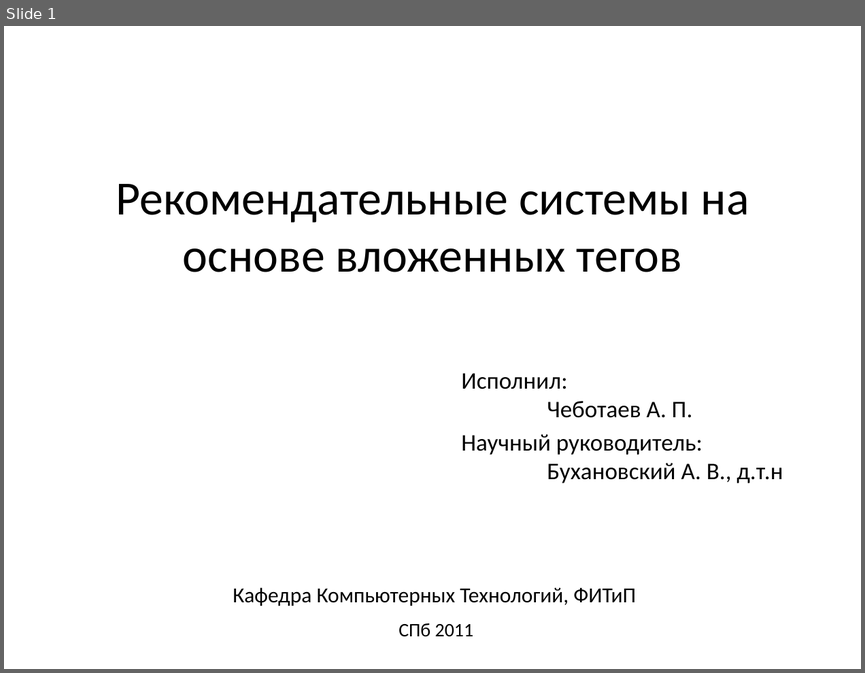
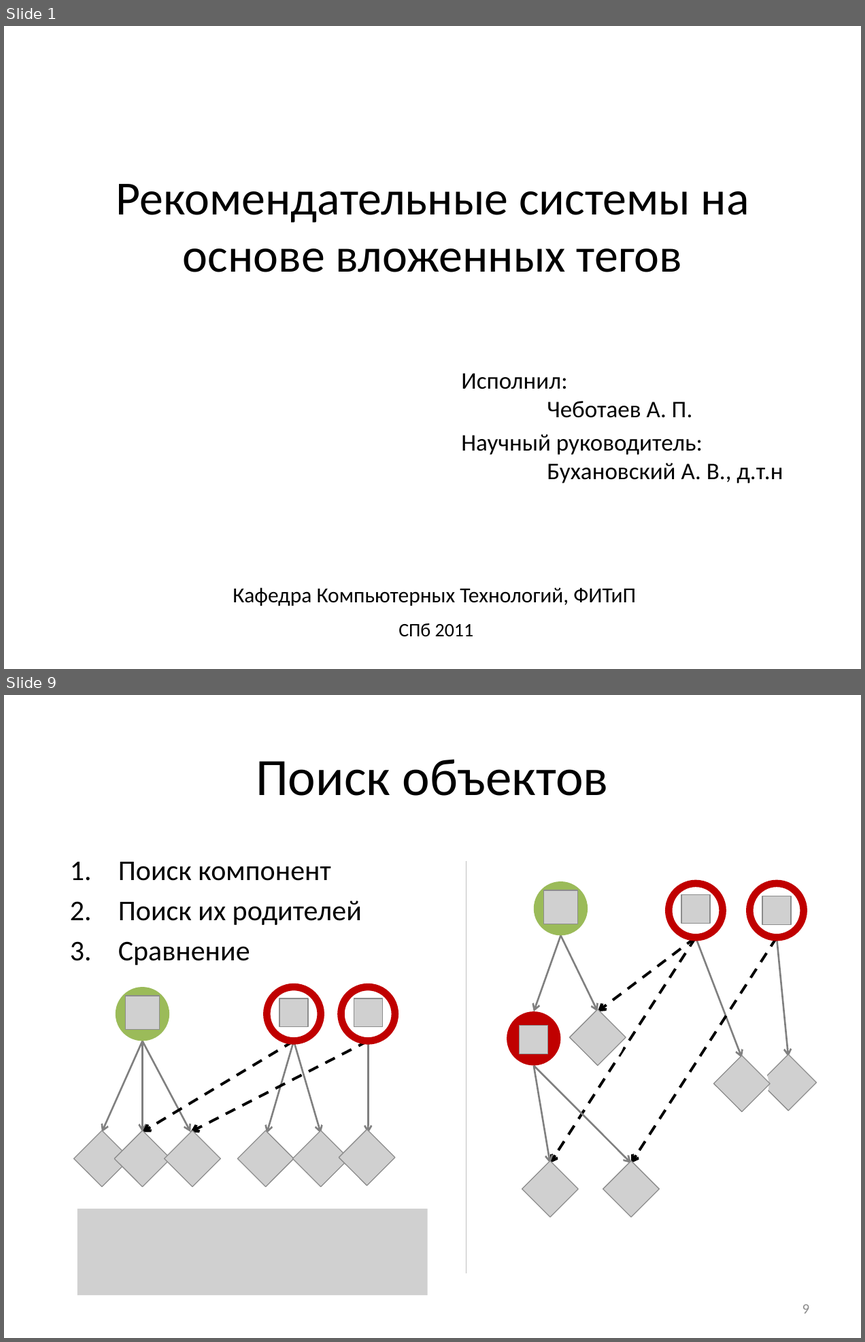
Before and after one commit to Otann/diploma, a slide deck: slides.pptx. Shown one above the other, each under a label of ours: slide 1 before the commit, slides 1 and 9 after it; the slides between them are not shown. The pictures are 865x673 and 865x1342 pixels, drawn with LibreOffice and Linux fonts; fonts in the diff are those of the drawing; grey boxes stand for pictures. Boxes give left, top, right and bottom in pixels: in the first picture for what was removed or moved away, otherwise in the second. Text is boxed around its words. In the diff, an @@ line names an element or a change of style, - is before the commit and + after.

```diff
--- a/slides.pptx
+++ b/slides.pptx
@@ slide 9 added at <box>4,695,861,1338</box>, background #FFFFFF @@
@@ title added at <box>256,759,609,796</box>, 44 pt, text #000000 @@
+Поиск объектов
@@ text added at <box>118,862,362,965</box>, 24 pt, text #000000 @@
+1. Поиск компонент
+2. Поиск их родителей
+3. Сравнение
@@ line added from (466, 861) to (466, 1272), #BFBFBF 0.75 pt @@
@@ ellipse added at <box>534,882,587,936</box>, fill #9BBB59 @@
@@ picture added at <box>544,890,577,923</box> @@
@@ ellipse added at <box>669,883,723,938</box>, fill #FFFFFF, outline #C00000 6 pt @@
@@ picture added at <box>681,895,709,923</box> @@
@@ ellipse added at <box>749,883,804,938</box>, fill #FFFFFF, outline #C00000 6 pt @@
@@ picture added at <box>762,896,791,925</box> @@
@@ arrow added from (561, 936) to (534, 1011), #808080 1.5 pt @@
@@ arrow added from (696, 938) to (550, 1163), #000000 2.25 pt dashed @@
@@ arrow added from (561, 936) to (598, 1011), #808080 1.5 pt @@
@@ arrow added from (696, 938) to (598, 1011), #000000 2.25 pt dashed @@
@@ arrow added from (777, 938) to (631, 1163), #000000 2.25 pt dashed @@
@@ arrow added from (696, 938) to (742, 1057), #808080 1.5 pt @@
@@ arrow added from (777, 938) to (788, 1057), #808080 1.5 pt @@
@@ ellipse added at <box>507,1011,561,1065</box>, fill #C00000 @@
@@ picture added at <box>570,1009,626,1065</box> @@
@@ ellipse added at <box>570,1011,624,1065</box>, fill #FFFFFF @@
@@ picture added at <box>519,1025,547,1053</box> @@
@@ picture added at <box>714,1055,770,1111</box> @@
@@ ellipse added at <box>715,1057,768,1111</box>, fill #FFFFFF @@
@@ picture added at <box>760,1055,816,1110</box> @@
@@ ellipse added at <box>762,1057,815,1110</box>, fill #FFFFFF @@
@@ arrow added from (534, 1065) to (631, 1163), #808080 1.5 pt @@
@@ arrow added from (534, 1065) to (550, 1163), #808080 1.5 pt @@
@@ group added at <box>74,987,395,1187</box>: 9 pictures, 8 arrows, 3 ellipses @@
@@ picture added at <box>522,1161,578,1217</box> @@
@@ ellipse added at <box>524,1163,577,1217</box>, fill #FFFFFF @@
@@ picture added at <box>603,1161,659,1217</box> @@
@@ ellipse added at <box>604,1163,657,1217</box>, fill #FFFFFF @@
@@ picture added at <box>77,1208,428,1295</box> @@
@@ page number added at <box>802,1304,810,1313</box>, 12 pt, text #8C8C8C @@
+9
```
Also in this commit, not shown: 12 slides changed, 2 other slides added, 2 slides removed, 33 other files.
